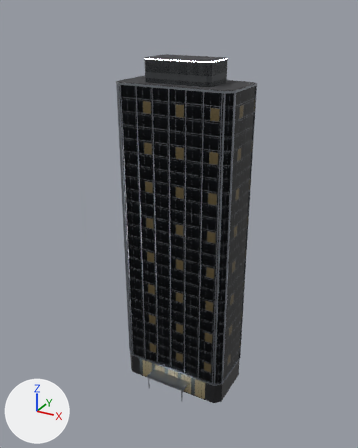
A saved change to the glTF model art/models/OfficeDark/OfficeDark.glb.
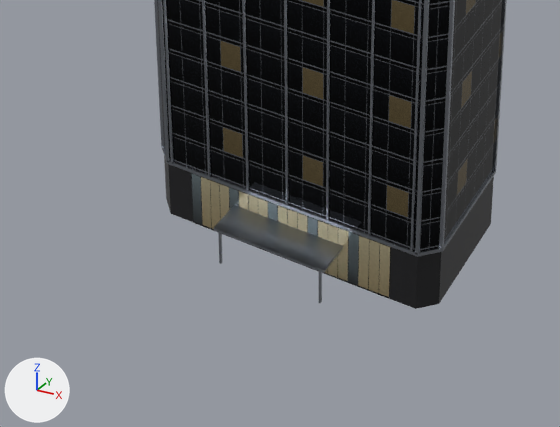
The first picture shows the older version from a 50 mm camera at (209.0, -392.0, 374.0) aimed at (-1.0, -11.0, 184.0). The close-ups show the older and then the newer version on the part from 21% to 73% of the width and 67% to 99% of the height of that picture. Only the edits that show in the close-ups are written down. Every picture has the same lights, and +X, +Y and +Z are marked at lower left.

The older version as bpy lines, for what is in view:
```python
me_base = bpy.data.meshes.new('Base')
me_base.from_pydata(...)  # 16 vertices, 16 faces; spans x -56.0..56.0, y -29.0..29.0, z 0.0..24.0
me_base.materials.append(mat_officedark_base)  # picture img_officedark_base
me_glass = bpy.data.meshes.new('Glass')
me_glass.from_pydata(...)  # 16 vertices, 16 faces; spans x -56.0..56.0, y -29.0..29.0, z 24.0..312.0
me_glass.materials.append(mat_officedark_glass)  # picture img_officedark_glass
me_lobby = bpy.data.meshes.new('Lobby')
me_lobby.from_pydata(...)  # 8 vertices, 4 faces; spans x -40.0..40.0, y -29.1..29.1, z 0.0..22.8
me_lobby.materials.append(mat_officedark_lobby)  # picture img_officedark_lobby
ob_base = bpy.data.objects.new('Base', me_base)
ob_base.location = (0.0, 0.0, 0.0)
ob_glass = bpy.data.objects.new('Glass', me_glass)
ob_glass.location = (0.0, 0.0, 0.0)
ob_lobby = bpy.data.objects.new('Lobby', me_lobby)
ob_lobby.location = (0.0, 0.0, 0.0)
# also in view: 'Frame' at (0.0, -7.0, 157.0)
```
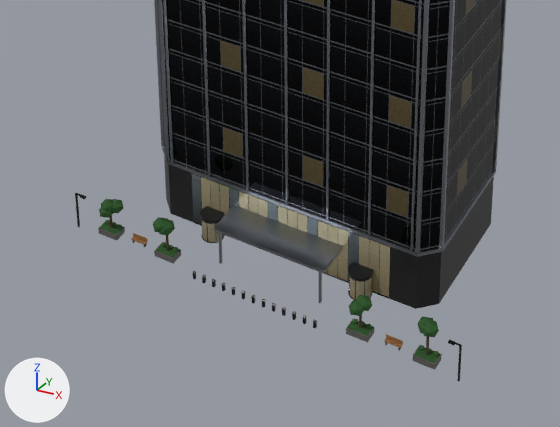
Where the change shows, as pixel boxes (x1, y1, x2, y2) in the close-ups (560 x 427 px):
'Plant', added: after (99, 199, 440, 363)
'Steel', added: after (75, 193, 462, 381)
'Planter', added: after (98, 222, 442, 370)
'RevDoor', added: after (202, 221, 372, 300)
'Bench', added: after (131, 233, 403, 348)
'Bark', added (mostly hidden): after (109, 215, 429, 355)

The change, as a list of edits to the scene's bpy script:
```text
Add ob_steel:
    ob_steel = bpy.data.objects.new('Steel', me_steel)  # 432 vertices, 696 faces; spans x -76.0..76.0, y -53.0..9.0, z 0.0..362.0; in mat_officedark_steel (picture img_officedark_steel)
    ob_steel.location = (0.0, 0.0, 0.0)
Add ob_revdoor:
    ob_revdoor = bpy.data.objects.new('RevDoor', me_revdoor)  # 64 vertices, 64 faces; spans x -34.0..34.0, y -35.4..-27.4, z 0.2..9.0; in mat_officedark_revdoor (picture img_officedark_revdoor)
    ob_revdoor.location = (0.0, 0.0, 0.0)
Add ob_planter:
    ob_planter = bpy.data.objects.new('Planter', me_planter)  # 280 vertices, 468 faces; spans x -67.0..67.0, y -54.0..8.0, z 0.0..341.0; in mat_officedark_planter (picture img_officedark_planter)
    ob_planter.location = (0.0, 0.0, 0.0)
Add ob_plant:
    ob_plant = bpy.data.objects.new('Plant', me_plant)  # 320 vertices, 528 faces; spans x -66.7..66.7, y -52.1..-43.9, z 2.1..16.7; in mat_officedark_plant (picture img_officedark_plant)
    ob_plant.location = (0.0, 0.0, 0.0)
Add ob_bench:
    ob_bench = bpy.data.objects.new('Bench', me_bench)  # a box spanning x -53.8..-47.8, y -48.8..-47.2, z 1.4..1.6; a box spanning x -53.8..-47.8, y -47.4..-47.2, z 1.6..3.2; a box spanning x 47.8..53.8, y -48.8..-47.2, z 1.4..1.6; a box spanning x 47.8..53.8, y -47.4..-47.2, z 1.6..3.2; in mat_officedark_bench (picture img_officedark_bench)
    ob_bench.location = (0.0, 0.0, 0.0)
Add ob_bark:
    ob_bark = bpy.data.objects.new('Bark', me_bark)  # a box spanning x -38.8..-38.2, y -48.4..-47.6, z 0.0..12.9; a box spanning x -63.4..-62.6, y -48.4..-47.6, z 0.0..11.2; a box spanning x 38.2..38.8, y -48.4..-47.6, z 0.0..11.6; a box spanning x 62.6..63.4, y -48.4..-47.6, z 0.0..12.7; in mat_officedark_bark (picture img_officedark_bark)
    ob_bark.location = (0.0, 0.0, 0.0)
```
